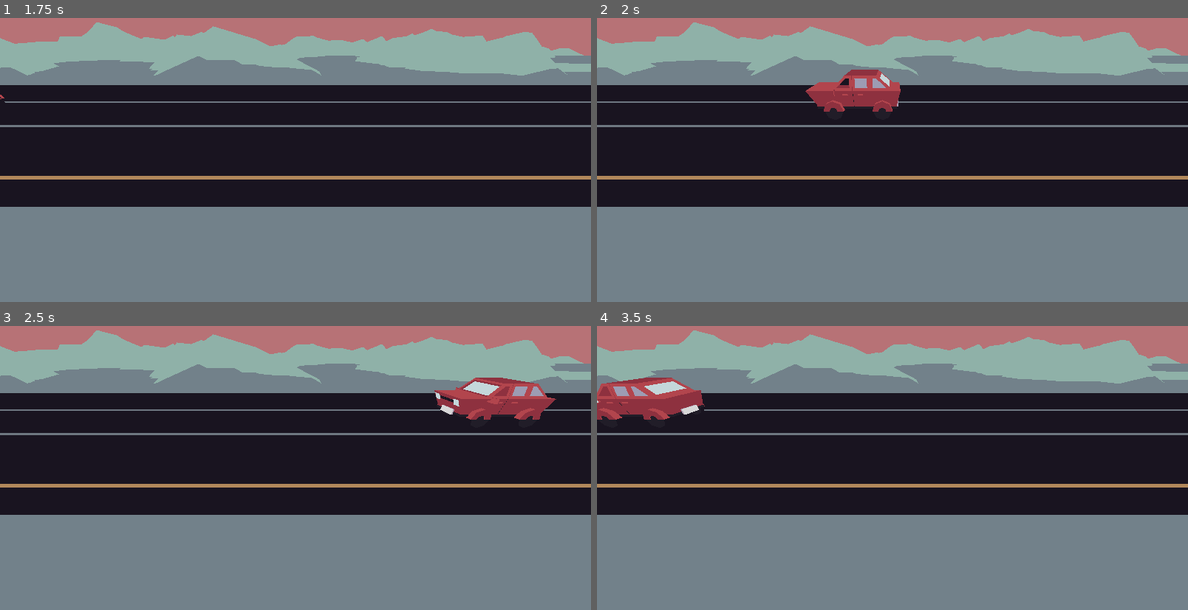
Above: before the commit, frames 1-4 (two rows, left to right).
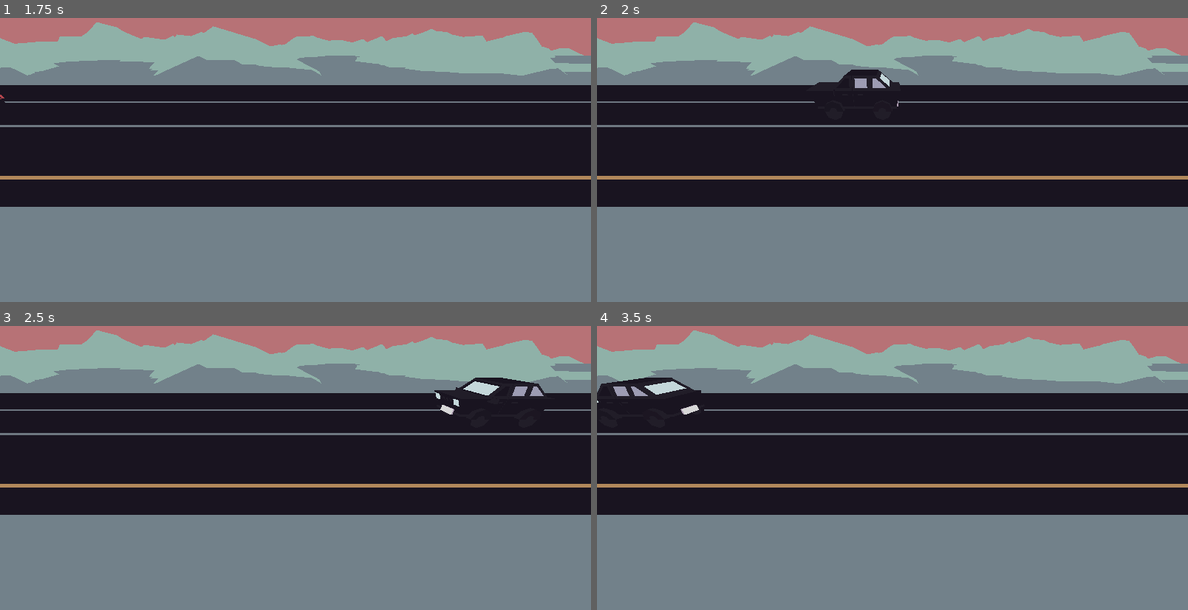
Above: after the commit, the same moments.

Repository: Manas701/SVCGameJam
Game: Godot game, scene res://scenes/kaiScene.tscn
Two runs of this game, one before a commit and one after it. Both use one fixed random seed, a clock stepped at 60 frames per second and the inputs below. The project has no main scene, so this scene is started directly.
Inputs:
- Up to frame 1 (1.75 s): no input
- Up to frame 2 (2 s): no input
- Up to frame 3 (2.5 s): no input
- Up to frame 4 (3.5 s): no input

Frame 1 is identical in both runs. In frame 2, 1.5% of the frame differs, in the area x 35-52%, y 18-33%; in frame 3, 1.8%, in the area x 73-95%, y 18-33%; in frame 4, 1.8%.
Error before the commit: Cannot call method 'set_deferred' on a null value. (res://assets/scripts/Cars.gd:54)

Commit message:
fixed minor error with cars

Diff:
--- a/assets/scripts/Cars.gd
+++ b/assets/scripts/Cars.gd
@@ -47,8 +47,10 @@
 		car_white.set_visible(true)
 		car_white_coll.set_deferred("enabled", true)
 
+
 func disable_cars():
 	car_black.set_visible(false)
+	car_black.set_deferred("disabled", true)
 	car_black.set_deferred("disabled", true)
 	car_white.set_visible(false)
 	car_white_coll.set_deferred("disabled", true)
--- /dev/null
+++ b/prefabs/car_spawner.tscn
@@ -0,0 +1,67 @@
+[gd_scene load_steps=7 format=3 uid="uid://ci0dyooqj357r"]
+
+[ext_resource type="Script" path="res://assets/scripts/CarSpawner.gd" id="1_615mr"]
+[ext_resource type="PackedScene" uid="uid://cdf6p7dii0so4" path="res://prefabs/cars.tscn" id="2_da3ge"]
+
+[sub_resource type="BoxShape3D" id="BoxShape3D_xxwrv"]
+size = Vector3(8.61135, 5.32401, 2)
+
+[sub_resource type="Animation" id="Animation_7od22"]
+length = 0.001
+tracks/0/type = "value"
+tracks/0/imported = false
+tracks/0/enabled = true
+tracks/0/path = NodePath(".:position")
+tracks/0/interp = 1
+tracks/0/loop_wrap = true
+tracks/0/keys = {
+"times": PackedFloat32Array(0),
+"transitions": PackedFloat32Array(1),
+"update": 0,
+"values": [Vector3(0, 0, 43.7445)]
+}
+
+[sub_resource type="Animation" id="Animation_wwmjo"]
+resource_name = "car_moving"
+length = 2.0
+tracks/0/type = "value"
+tracks/0/imported = false
+tracks/0/enabled = true
+tracks/0/path = NodePath(".:position")
+tracks/0/interp = 1
+tracks/0/loop_wrap = true
+tracks/0/keys = {
+"times": PackedFloat32Array(0, 2),
+"transitions": PackedFloat32Array(1, 1),
+"update": 0,
+"values": [Vector3(0, 0, 0), Vector3(0, 0, 43.7445)]
+}
+
+[sub_resource type="AnimationLibrary" id="AnimationLibrary_uedjw"]
+_data = {
+"RESET": SubResource("Animation_7od22"),
+"car_moving": SubResource("Animation_wwmjo")
+}
+
+[node name="CarSpawner" type="Node3D"]
+script = ExtResource("1_615mr")
+
+[node name="Area3D" type="Area3D" parent="."]
+
+[node name="CollisionShape3D" type="CollisionShape3D" parent="Area3D"]
+shape = SubResource("BoxShape3D_xxwrv")
+
+[node name="CarStartPosition" type="Marker3D" parent="."]
+transform = Transform3D(1, 0, 0, 0, 1, 0, 0, 0, 1, 0, 0, -20.2815)
+
+[node name="Cars" parent="CarStartPosition" instance=ExtResource("2_da3ge")]
+transform = Transform3D(1, 0, 0, 0, 1, 0, 0, 0, 1, 0, 0, 43.7445)
+
+[node name="AnimationPlayer" type="AnimationPlayer" parent="CarStartPosition/Cars"]
+autoplay = "car_moving"
+libraries = {
+"": SubResource("AnimationLibrary_uedjw")
+}
+
+[connection signal="area_entered" from="Area3D" to="." method="_on_area_3d_area_entered"]
+[connection signal="animation_finished" from="CarStartPosition/Cars/AnimationPlayer" to="." method="_on_animation_player_animation_finished"]
--- a/prefabs/car_white.tscn
+++ b/prefabs/car_white.tscn
@@ -1,8 +1,9 @@
-[gd_scene load_steps=4 format=3 uid="uid://w3hr3fd1r8wl"]
+[gd_scene load_steps=5 format=3 uid="uid://w3hr3fd1r8wl"]
 
 [ext_resource type="ArrayMesh" uid="uid://bl75dqgvnvmti" path="res://assets/3DAssets/models_obj/CarWhite.obj" id="1_f4rie"]
 [ext_resource type="Material" uid="uid://cfrmr730rvkhs" path="res://assets/3DAssets/models_obj/textures/textureMaterial.tres" id="2_pic0f"]
 [ext_resource type="PackedScene" uid="uid://ldddmw5fwpos" path="res://prefabs/markers/trash_throwing_marker.tscn" id="3_6s6oe"]
+[ext_resource type="PackedScene" uid="uid://jdfxv6wwbrt2" path="res://prefabs/car_area_3d.tscn" id="4_5xa08"]
 
 [node name="CarWhite" type="MeshInstance3D"]
 mesh = ExtResource("1_f4rie")
@@ -11,3 +12,6 @@
 [node name="AnimationPlayer" type="AnimationPlayer" parent="."]
 
 [node name="TrashThrowingMarker" parent="." instance=ExtResource("3_6s6oe")]
+
+[node name="CarArea3D" parent="." instance=ExtResource("4_5xa08")]
+transform = Transform3D(1, 0, 0, 0, 1, 0, 0, 0, 1, 0.388306, 1.56396, 0.478614)
--- a/prefabs/cars.tscn
+++ b/prefabs/cars.tscn
@@ -11,16 +11,11 @@
 script = ExtResource("1_b12b4")
 
 [node name="CarBlack" parent="." instance=ExtResource("1_2twad")]
-visible = false
 
 [node name="CarBlue" parent="." groups=["car"] instance=ExtResource("2_je3a6")]
-visible = false
 
 [node name="CarGrey" parent="." groups=["car"] instance=ExtResource("3_q43b1")]
-visible = false
 
 [node name="CarRed" parent="." groups=["car"] instance=ExtResource("4_0dddp")]
-visible = false
 
 [node name="CarWhite" parent="." groups=["car"] instance=ExtResource("5_x7ddl")]
-visible = false
--- a/scenes/kaiScene.tscn
+++ b/scenes/kaiScene.tscn
@@ -1,48 +1,7 @@
-[gd_scene load_steps=8 format=3 uid="uid://de8ckcxngk3j3"]
+[gd_scene load_steps=3 format=3 uid="uid://de8ckcxngk3j3"]
 
 [ext_resource type="PackedScene" uid="uid://vx8thkpwhynj" path="res://prefabs/street_environment.tscn" id="1_jhcwy"]
-[ext_resource type="Script" path="res://assets/scripts/CarSpawner.gd" id="2_kb42u"]
-[ext_resource type="PackedScene" uid="uid://cdf6p7dii0so4" path="res://prefabs/cars.tscn" id="3_ismvi"]
-
-[sub_resource type="BoxShape3D" id="BoxShape3D_xxwrv"]
-size = Vector3(8.61135, 5.32401, 2)
-
-[sub_resource type="Animation" id="Animation_wwmjo"]
-resource_name = "car_moving"
-length = 2.0
-tracks/0/type = "value"
-tracks/0/imported = false
-tracks/0/enabled = true
-tracks/0/path = NodePath(".:position")
-tracks/0/interp = 1
-tracks/0/loop_wrap = true
-tracks/0/keys = {
-"times": PackedFloat32Array(0, 2),
-"transitions": PackedFloat32Array(1, 1),
-"update": 0,
-"values": [Vector3(0, 0, 0), Vector3(0, 0, 43.7445)]
-}
-
-[sub_resource type="Animation" id="Animation_7od22"]
-length = 0.001
-tracks/0/type = "value"
-tracks/0/imported = false
-tracks/0/enabled = true
-tracks/0/path = NodePath(".:position")
-tracks/0/interp = 1
-tracks/0/loop_wrap = true
-tracks/0/keys = {
-"times": PackedFloat32Array(0),
-"transitions": PackedFloat32Array(1),
-"update": 0,
-"values": [Vector3(0, 0, 43.7445)]
-}
-
-[sub_resource type="AnimationLibrary" id="AnimationLibrary_uedjw"]
-_data = {
-"RESET": SubResource("Animation_7od22"),
-"car_moving": SubResource("Animation_wwmjo")
-}
+[ext_resource type="PackedScene" uid="uid://ci0dyooqj357r" path="res://prefabs/car_spawner.tscn" id="2_us6wg"]
 
 [node name="kaiScene" type="Node3D"]
 
@@ -51,25 +10,6 @@
 [node name="Camera3D" type="Camera3D" parent="."]
 transform = Transform3D(-3.74676e-08, -0.515053, 0.857158, -2.25137e-08, 0.857158, 0.515053, -1, 0, -4.37114e-08, 9.868, 3.446, 0)
 
-[node name="CarSpawner" type="Node3D" parent="."]
-script = ExtResource("2_kb42u")
+[node name="CarSpawner" parent="." instance=ExtResource("2_us6wg")]
 
-[node name="Area3D" type="Area3D" parent="CarSpawner"]
-
-[node name="CollisionShape3D" type="CollisionShape3D" parent="CarSpawner/Area3D"]
-shape = SubResource("BoxShape3D_xxwrv")
-
-[node name="CarStartPosition" type="Marker3D" parent="CarSpawner"]
-transform = Transform3D(1, 0, 0, 0, 1, 0, 0, 0, 1, 0, 0, -20.2815)
-
-[node name="Cars" parent="CarSpawner/CarStartPosition" instance=ExtResource("3_ismvi")]
-transform = Transform3D(1, 0, 0, 0, 1, 0, 0, 0, 1, 0, 0, 43.7445)
-
-[node name="AnimationPlayer" type="AnimationPlayer" parent="CarSpawner/CarStartPosition/Cars"]
-autoplay = "car_moving"
-libraries = {
-"": SubResource("AnimationLibrary_uedjw")
-}
-
-[connection signal="area_entered" from="CarSpawner/Area3D" to="CarSpawner" method="_on_area_3d_area_entered"]
-[connection signal="animation_finished" from="CarSpawner/CarStartPosition/Cars/AnimationPlayer" to="CarSpawner" method="_on_animation_player_animation_finished"]
+[editable path="CarSpawner"]
Not shown, removed: models_obj/CarCBC.tmp
